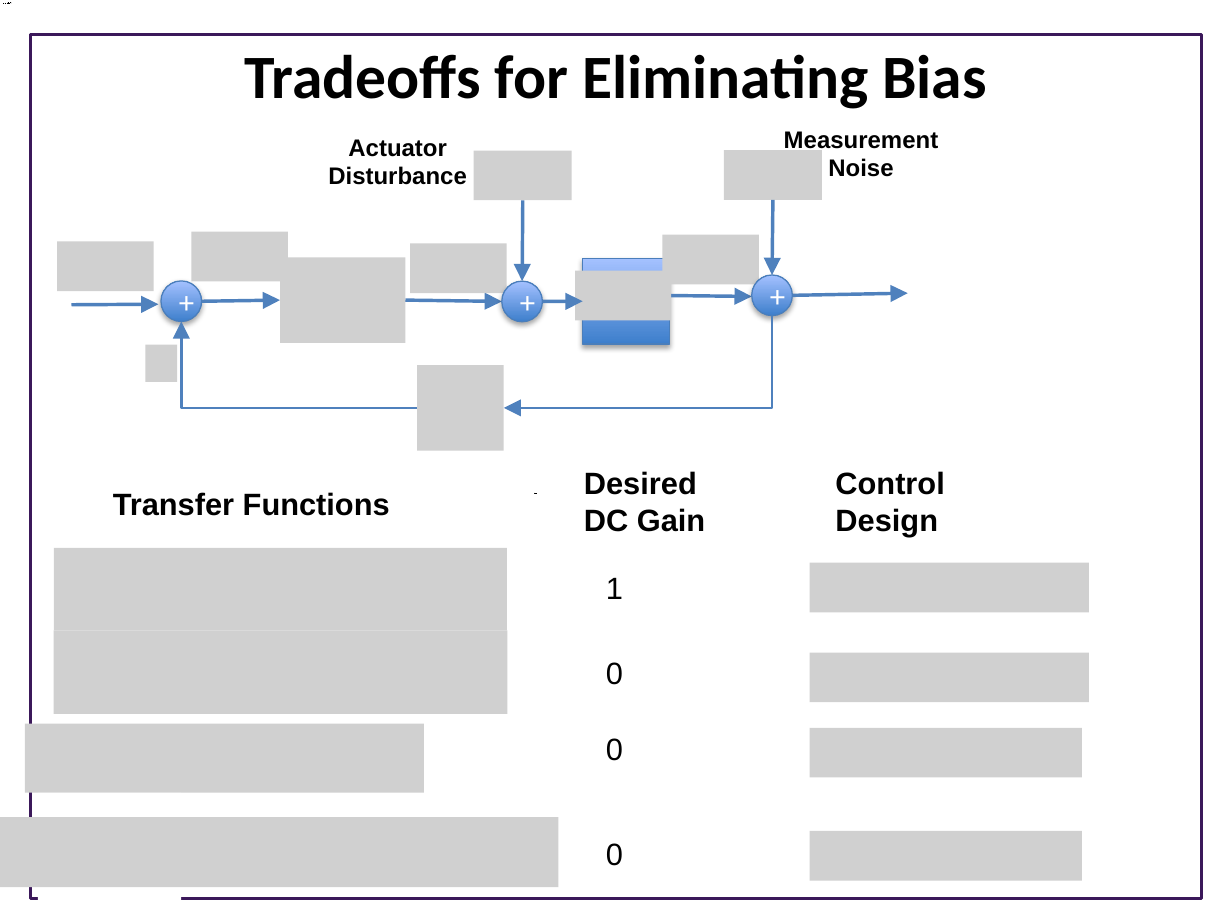
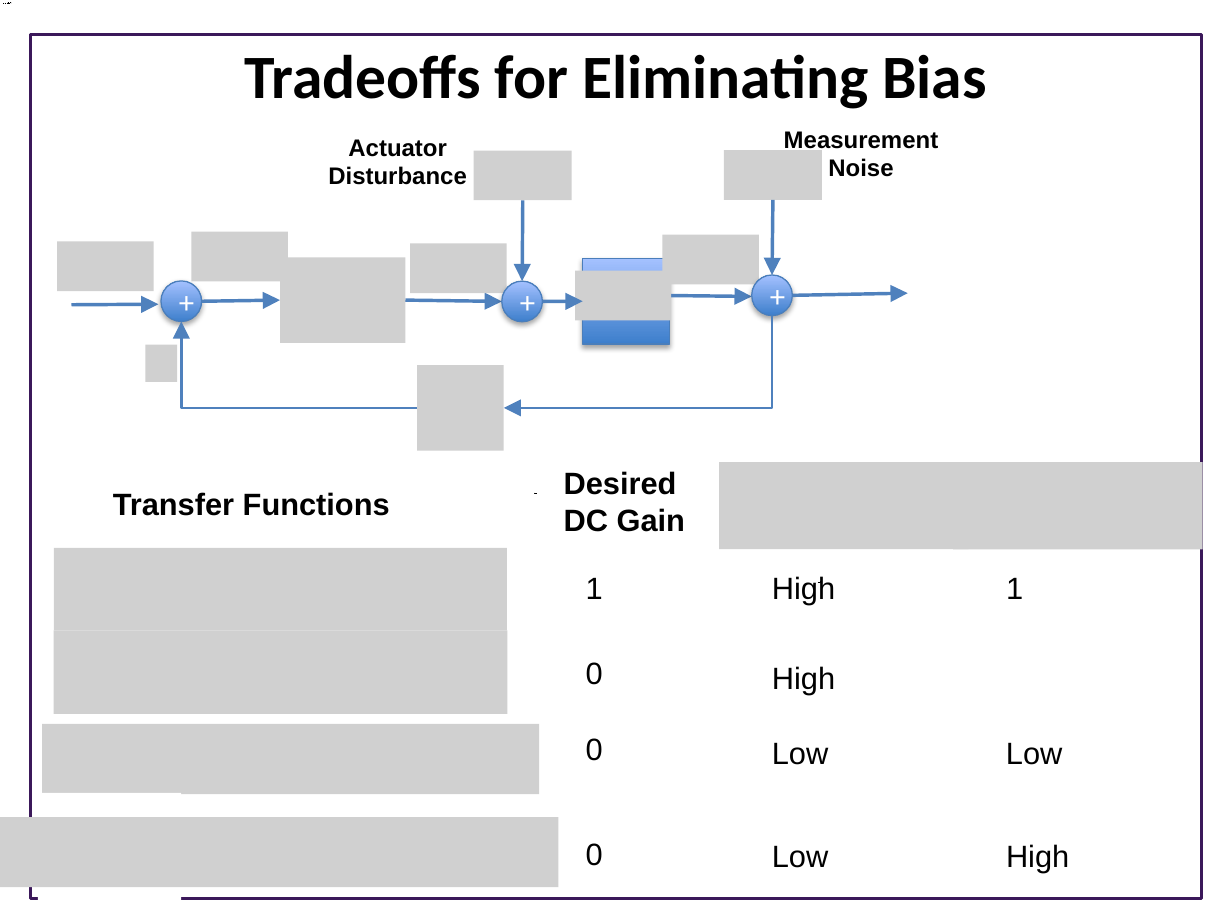
Before and after one commit to joseph-hellerstein/advanced-controls-lectures, a slide deck: slide 18 of Lecture_13_14-Closed-Loop-Systems/Closed-Loop-Systems.pptx. Drawn at 1232x924 pixels with LibreOffice and Linux fonts; fonts in the diff are those of the drawing; grey boxes stand for pictures; background and template pictures are left out. Boxes give left, top, right and bottom in pixels: in the first picture for what was removed or moved away, otherwise in the second. Text is boxed around its words. In the diff, an @@ line names an element or a change of style, - is before the commit and + after.

```diff
--- a/Lecture_13_14-Closed-Loop-Systems/Closed-Loop-Systems.pptx
+++ b/Lecture_13_14-Closed-Loop-Systems/Closed-Loop-Systems.pptx
@@ picture added at box(719, 462, 968, 549) @@
@@ text removed at box(835, 471, 944, 536) @@
-Control Design
@@ picture added at box(954, 462, 1202, 549) @@
@@ picture removed at box(809, 563, 1089, 612) @@
@@ text added at box(772, 576, 835, 605), 18 pt, text #000000 @@
+High
@@ text added at box(1006, 577, 1023, 599), 18 pt, text #000000 @@
+1
@@ picture removed at box(809, 653, 1089, 702) @@
@@ text added at box(772, 666, 835, 695), 18 pt, text #000000 @@
+High
@@ picture: place and size @@
-picture at box(25, 723, 424, 792)
+picture at box(42, 723, 540, 793)
@@ text added at box(772, 742, 828, 765), 18 pt, text #000000 @@
+Low
@@ picture removed at box(809, 728, 1082, 777) @@
@@ text added at box(1006, 742, 1062, 765), 18 pt, text #000000 @@
+Low
@@ 5 texts: place and size @@
-5 texts at box(584, 471, 705, 866)
+5 texts at box(564, 471, 685, 866)
@@ picture removed at box(809, 830, 1082, 880) @@
@@ text added at box(772, 845, 828, 868), 18 pt, text #000000 @@
+Low
@@ text added at box(1006, 844, 1069, 873), 18 pt, text #000000 @@
+High
```
Also in this commit, not shown: 1 other slide changed, 2 other files.
